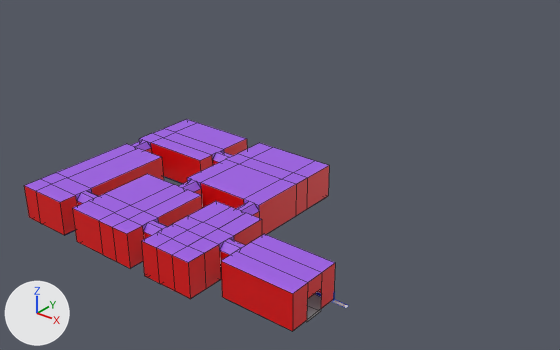
An edit to the Blender file Assets/Models/Rooms.blend, drawn before and after from the same camera.
The view is the same before and after, from a 50 mm camera at (16.1, -24.0, 20.2) aimed at (-12.0, 11.2, -1.6). Lighting does not change. The marker at lower left points along +X, +Y and +Z. The first picture is the older version. Mesh edges are drawn as thin lines on the coarser meshes.

The scene before the commit, as lines of its bpy script (objects in view):
```python
me_cube_001 = bpy.data.meshes.new('Cube.001')
me_cube_001.from_pydata(...)  # 300 vertices, 282 faces; spans x -17.0..0.0, y -4.0..8.0, z 0.0..2.0
# faces by material slot: [65, 56, 95, 66]
me_cube_001.materials.append(mat_walls)  # red #e70004
me_cube_001.materials.append(mat_floor)  # white #e7e7e7
me_cube_001.materials.append(mat_roof)  # purple #9f5ee7
me_cube_001.materials.append(mat_floor_beveled)  # blue #273fe7
ob_rooms = bpy.data.objects.new('Rooms', me_cube_001)
ob_rooms.location = (0.0, 0.0, 0.0)
```
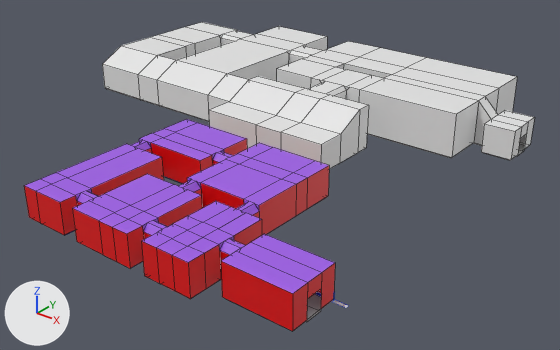
Edits to the scene script, one JSON object a line:
```json
{"op": "add", "block": "mat_roof_001", "code": ["mat_roof_001 = principled_material('Roof.001')", "mat_roof_001.base_color = (0.8, 0.8, 0.8)  # white #e7e7e7"]}
{"op": "add", "block": "mat_floor_001", "code": ["mat_floor_001 = principled_material('Floor.001')", "mat_floor_001.base_color = (0.8, 0.8, 0.8)  # white #e7e7e7"]}
{"op": "add", "block": "mat_walls_001", "code": ["mat_walls_001 = principled_material('Walls.001')", "mat_walls_001.base_color = (0.8, 0.8, 0.8)  # white #e7e7e7"]}
{"op": "add", "block": "me_plane", "code": ["me_plane = bpy.data.meshes.new('Plane')", "me_plane.from_pydata(...)  # 247 vertices, 228 faces; spans x -29.0..1.0, y -10.5..5.5, z 0.0..3.0", "# faces by material slot: [65, 104, 59]", "me_plane.materials.append(mat_walls_001)  # white #e7e7e7", "me_plane.materials.append(mat_floor_001)  # white #e7e7e7", "me_plane.materials.append(mat_roof_001)  # white #e7e7e7"]}
{"op": "add", "block": "ob_rooms2", "code": ["ob_rooms2 = bpy.data.objects.new('Rooms2', me_plane)", "ob_rooms2.location = (-1.0, 20.5, 0.0)"]}
```

Location of each change, [x1, y1, x2, y2] in pixels of the pictures (560 x 350 px):
```json
{"object": "Rooms2", "change": "added", "after": [102, 22, 534, 169], "faces in mat_roof_001 (white #e7e7e7)": [103, 22, 534, 145], "faces in mat_walls_001 (white #e7e7e7)": [102, 36, 534, 169], "faces in mat_floor_001 (white #e7e7e7)": [108, 89, 525, 169]}
```
